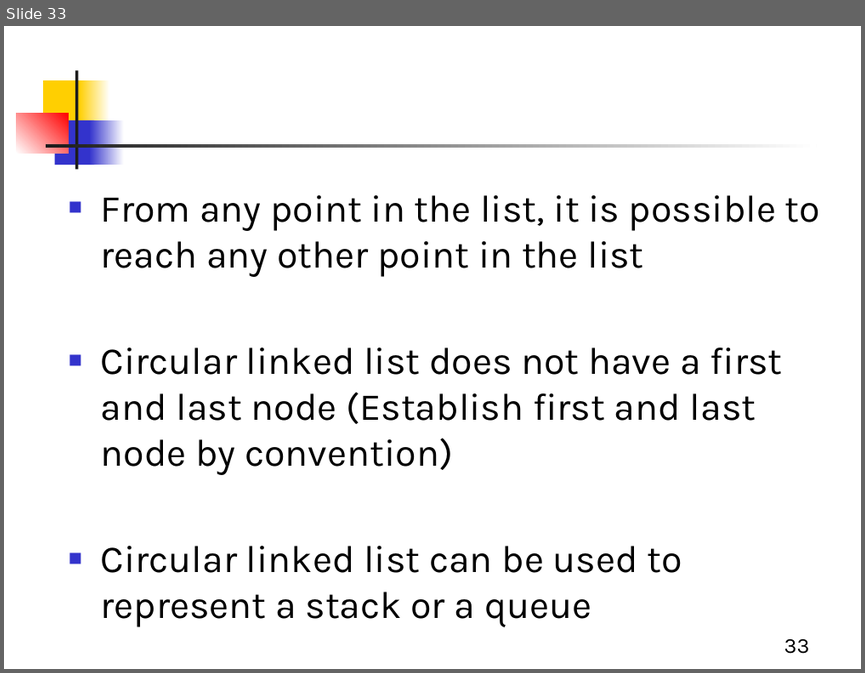
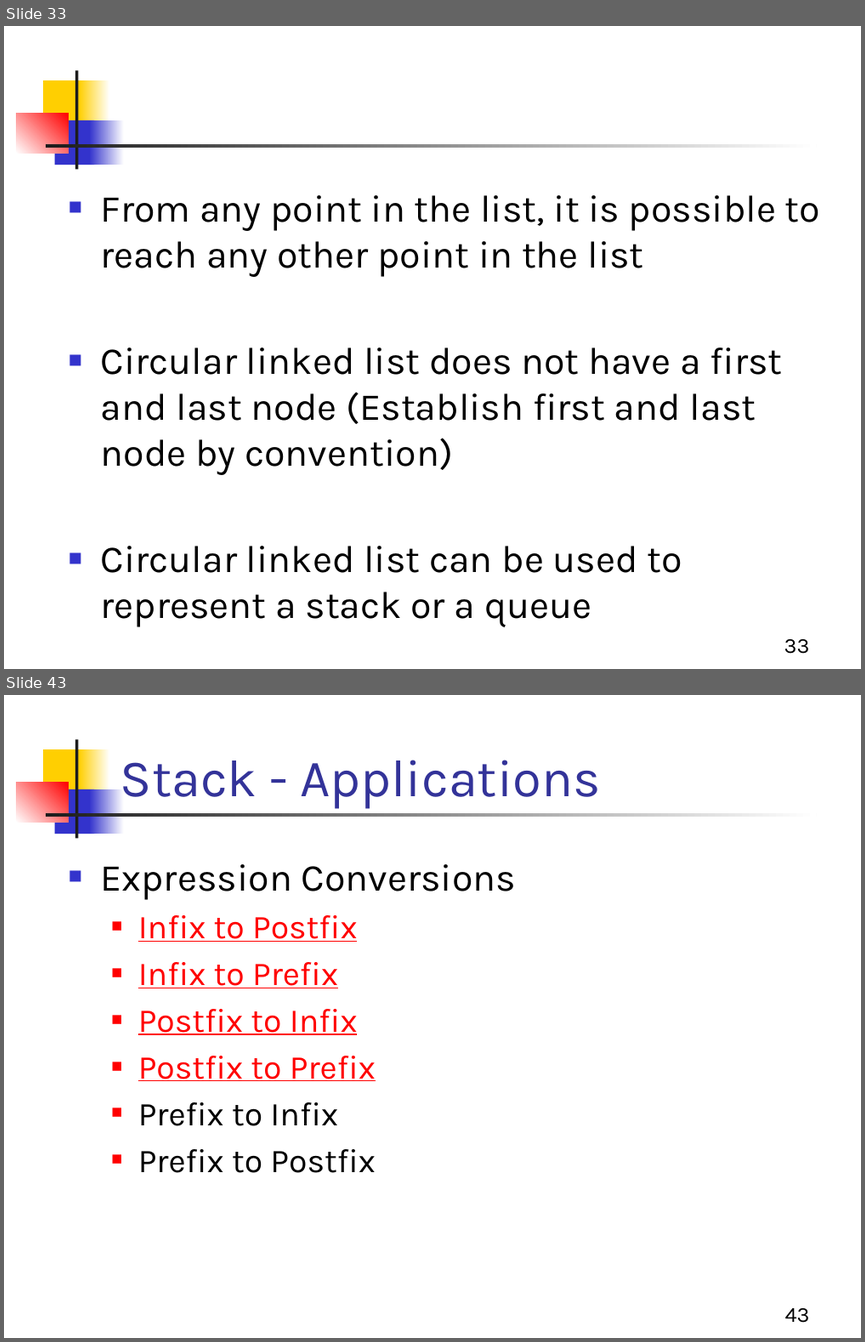
Before and after one commit to Aashishsharma/Learnings, a slide deck: DS/DS.pptx. Shown one above the other, each under a label of ours: slide 33 before the commit, slides 33 and 43 after it; the slides between them are not shown. The pictures are 865x673 and 865x1342 pixels, drawn with LibreOffice and Linux fonts; fonts in the diff are those of the drawing. Boxes give left, top, right and bottom in pixels: in the first picture for what was removed or moved away, otherwise in the second. Text is boxed around its words. In the diff, an @@ line names an element or a change of style, - is before the commit and + after.

```diff
--- a/DS/DS.pptx
+++ b/DS/DS.pptx
@@ slide 43 added at [4, 695, 861, 1338], background #FFFFFF; not listed: 7 template elements that a slide beside it also shows @@
@@ title added at [120, 760, 600, 809], 44 pt, text #333399 @@
+Stack - Applications
@@ text added at [101, 864, 517, 1173], 28 pt, text #FF0000, underline @@
+■ Expression Conversions
+  ■ Infix to Postfix
+  ■ Infix to Prefix
+  ■ Postfix to Infix
+  ■ Postfix to Prefix
+  ■ Prefix to Infix
+  ■ Prefix to Postfix
@@ page number added at [785, 1308, 810, 1322], 18 pt, text #000000 @@
+43
```
Also in this commit, not shown: 70 other slides added.
